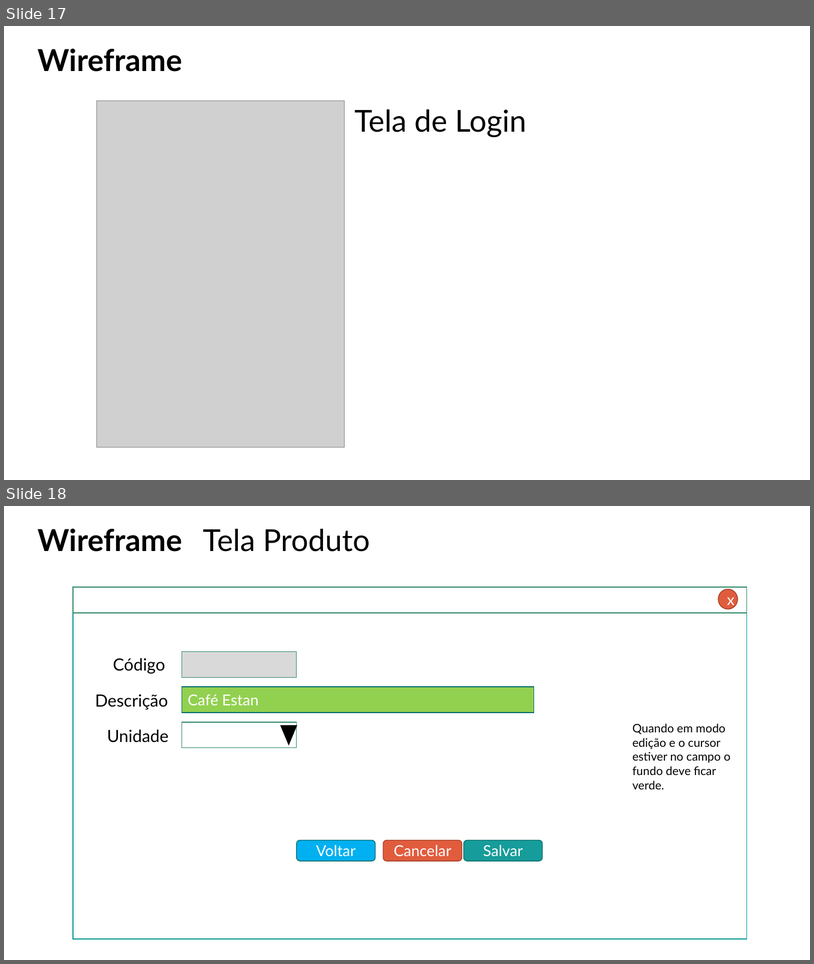
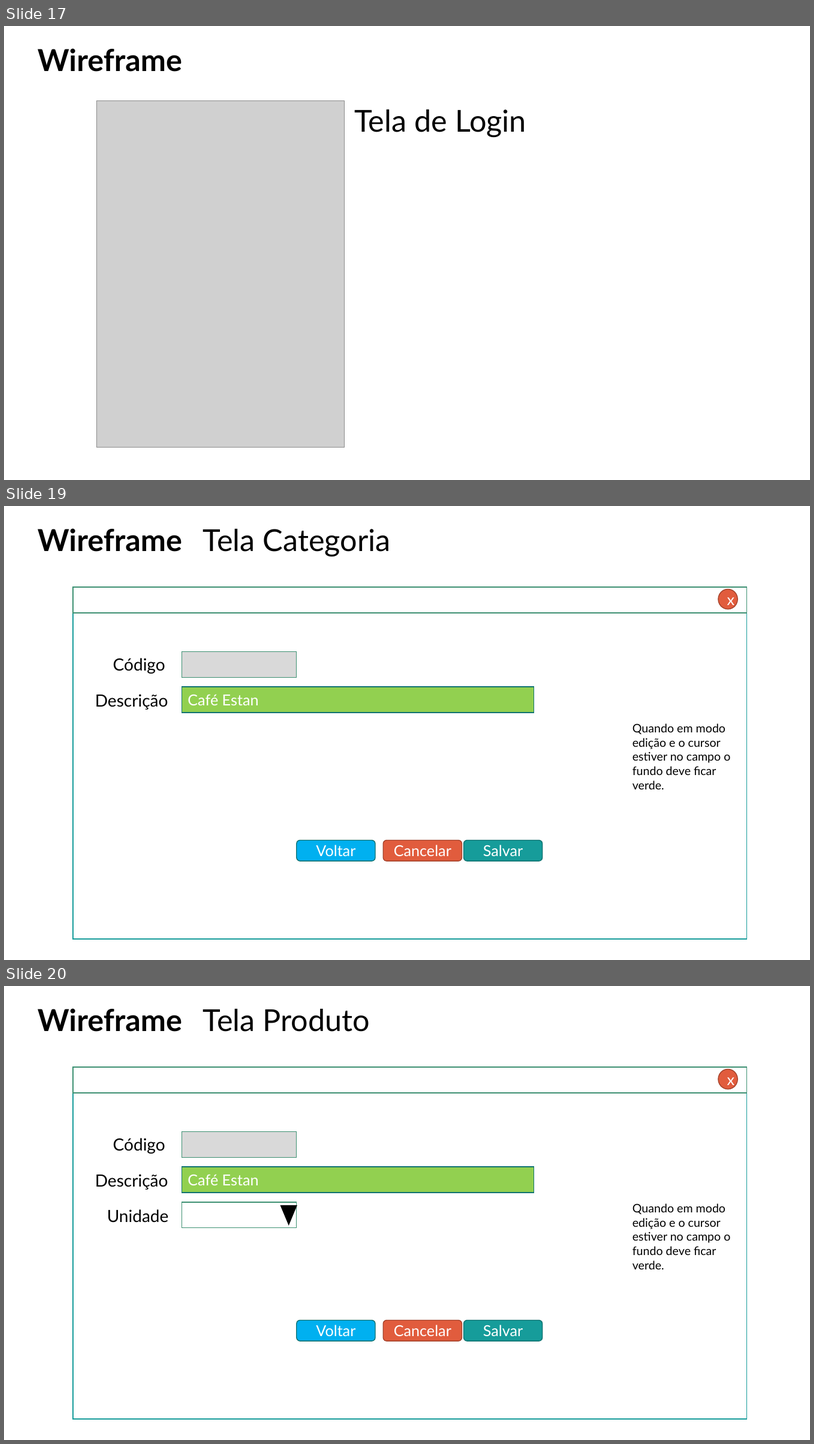
Before and after one commit to soolth/alomoxarifadoafrodite, a slide deck: Documentacao/ModelagemSistema_TemplateInicial.pptx. Shown one above the other, each under a label of ours: slides 17 and 18 before the commit, slides 17, 19 and 20 after it; the slides between them are not shown. The pictures are 814x964 and 814x1444 pixels, drawn with LibreOffice and Linux fonts; fonts in the diff are those of the drawing; grey boxes stand for pictures. Boxes give left, top, right and bottom in pixels: in the first picture for what was removed or moved away, otherwise in the second. Text is boxed around its words. In the diff, an @@ line names an element or a change of style, - is before the commit and + after.

```diff
--- a/Documentacao/ModelagemSistema_TemplateInicial.pptx
+++ b/Documentacao/ModelagemSistema_TemplateInicial.pptx
@@ slide 19 added at bbox=[4, 506, 810, 960], background #FFFFFF @@
@@ text added at bbox=[38, 528, 182, 552], 36 pt, text #000000, bold @@
+Wireframe
@@ title added at bbox=[203, 529, 391, 556], 36 pt, text #000000 @@
+Tela Categoria
@@ rectangle added at bbox=[73, 587, 747, 939], fill #FFFFFF, outline #169C9A 1 pt @@
@@ rectangle added at bbox=[73, 587, 747, 613], fill #FFFFFF, outline #3D9072 1 pt @@
@@ ellipse added at bbox=[719, 589, 738, 609], fill #E15C3D, outline #A6442D 1 pt, 18 pt, text #FFFFFF @@
+x
@@ text added at bbox=[113, 658, 165, 673], 20 pt, text #000000 @@
+Código
@@ rectangle added at bbox=[182, 652, 297, 678], fill #D9D9D9, outline #3D9072 1 pt @@
@@ text added at bbox=[95, 694, 168, 709], 20 pt, text #000000 @@
+Descrição
@@ rectangle added at bbox=[182, 687, 534, 713], fill #92D050, outline #107372 1 pt, 18 pt, text #FFFFFF @@
+Café Estan
@@ text added at bbox=[633, 723, 731, 789], 14 pt, text #000000 @@
+Quando em modo edição e o cursor estiver no campo o fundo deve ficar verde.
@@ rounded rectangle added at bbox=[297, 840, 375, 861], fill #00B0F0, outline #107372 1 pt, 18 pt, text #FFFFFF @@
+Voltar
@@ rounded rectangle added at bbox=[383, 840, 462, 861], fill #E15C3D, outline #A6442D 1 pt, 18 pt, text #FFFFFF @@
+Cancelar
@@ rounded rectangle added at bbox=[464, 840, 542, 861], fill #169C9A, outline #107372 1 pt, 18 pt, text #FFFFFF @@
+Salvar
@@ what was slide 18 is now slide 20 @@
```
Also in this commit, not shown: 1 other slide added.
